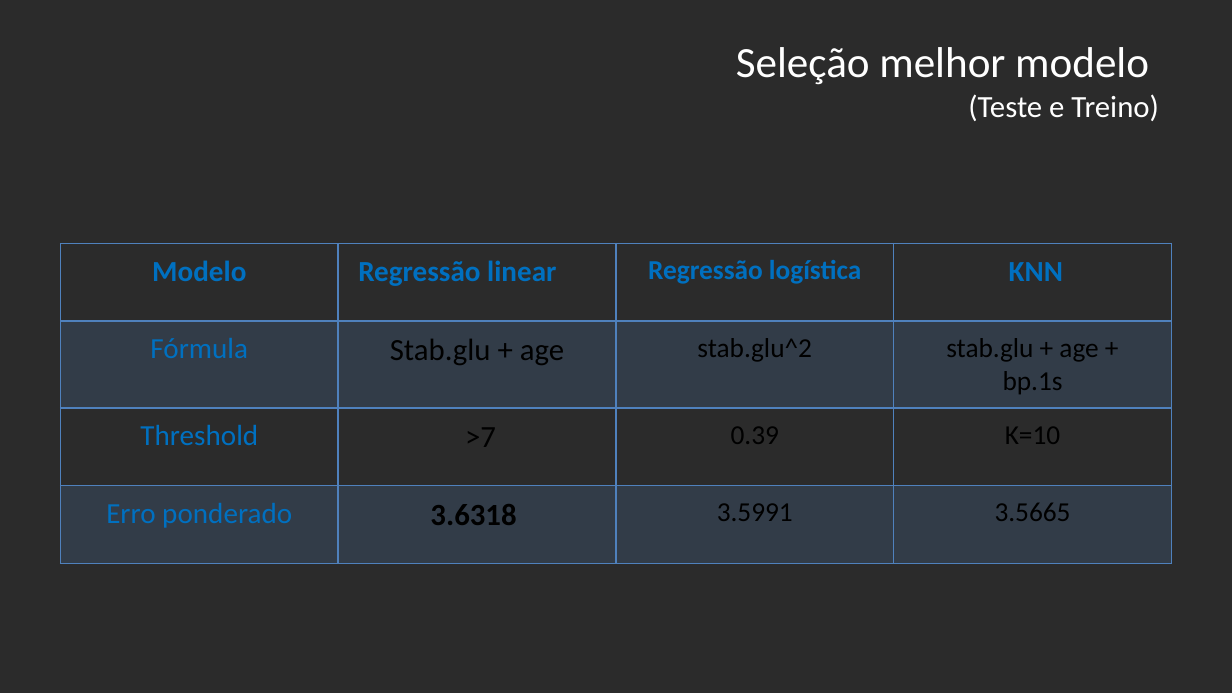
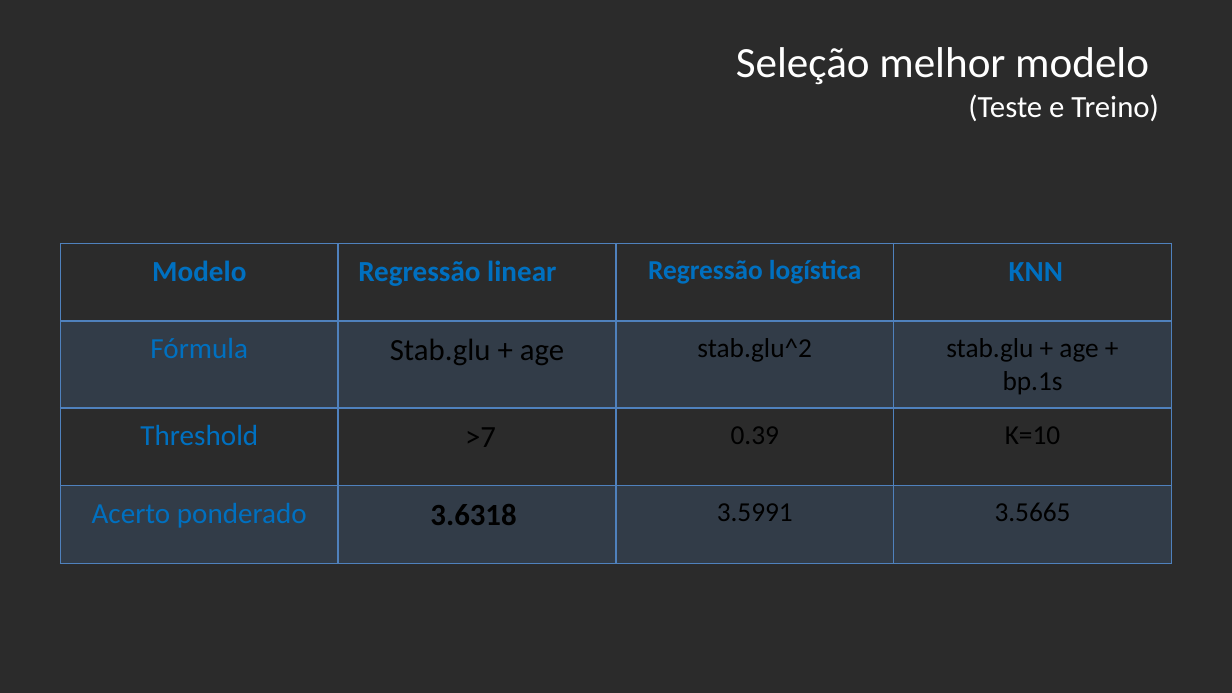
Before and after one commit to josepferreira/aa1-cd, a slide deck: slide 14 of apresentacao.pptx. Drawn at 1232x693 pixels with LibreOffice and Linux fonts; fonts in the diff are those of the drawing; background and template pictures are left out; a plain dark background stands for a picture behind light text. Boxes give left, top, right and bottom in pixels: in the first picture for what was removed or moved away, otherwise in the second. Text is boxed around its words. In the diff, an @@ line names an element or a change of style, - is before the commit and + after.

```diff
--- a/apresentacao.pptx
+++ b/apresentacao.pptx
@@ table at (60, 244, 1169, 563) @@
-row 4, column 1: Erro ponderado
+row 4, column 1: Acerto ponderado
```
Also in this commit, not shown: 4 other slides changed.
